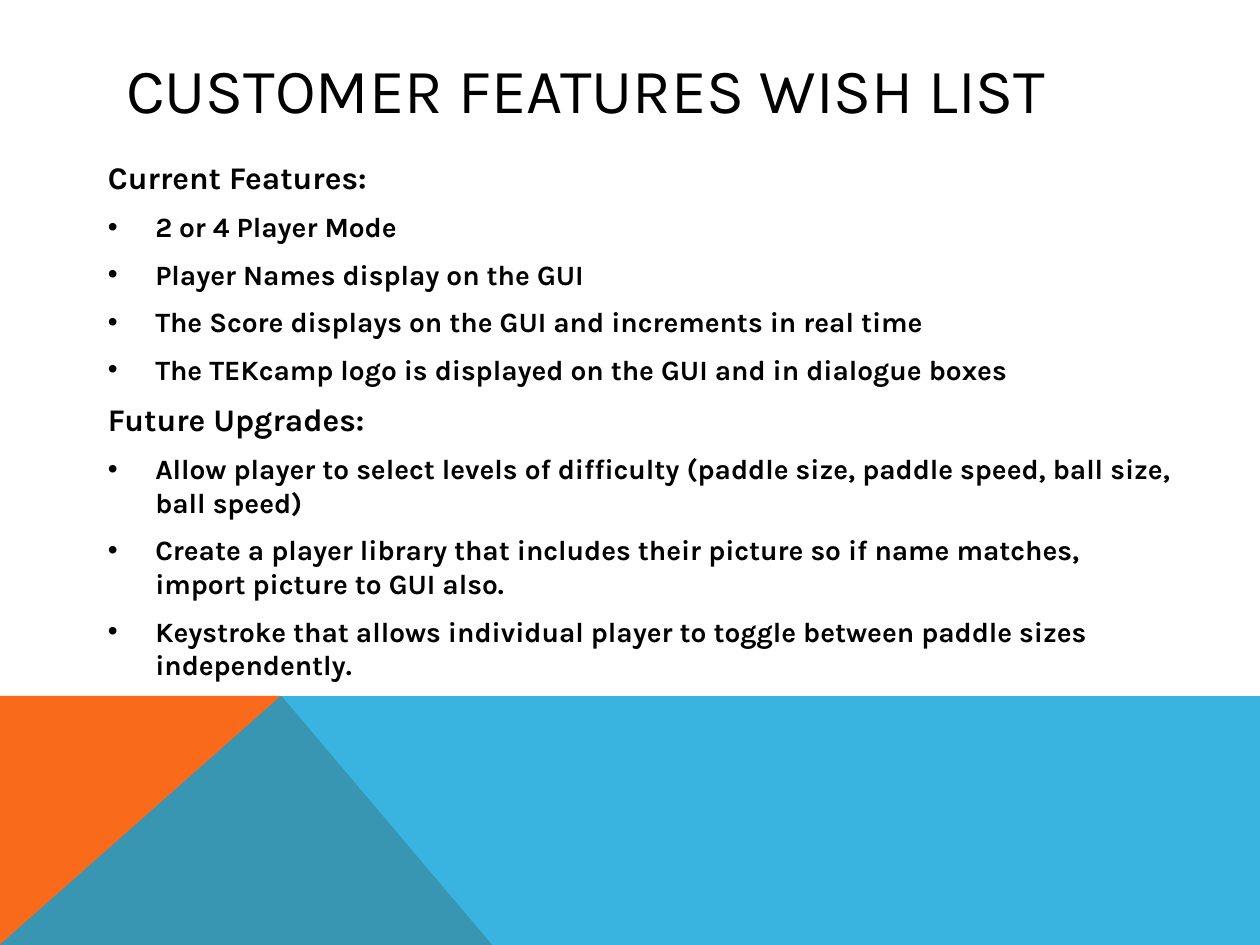
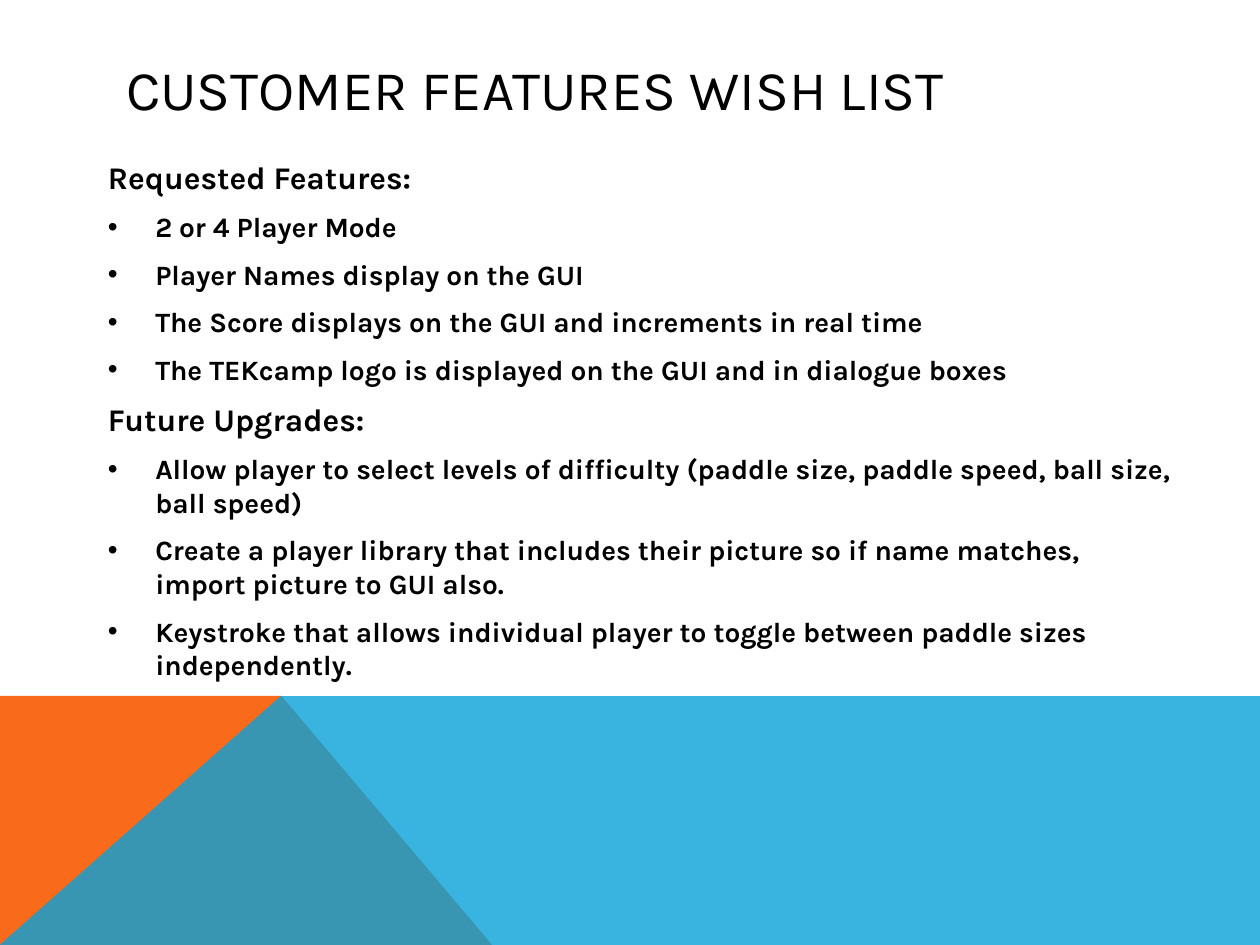
Before and after one commit to novelwrites/capstone-2, a slide deck: slide 7 of Capstone_2.pptx (slide 5 before the commit). Drawn at 1260x945 pixels with LibreOffice and Linux fonts; fonts in the diff are those of the drawing. Boxes give left, top, right and bottom in pixels: in the first picture for what was removed or moved away, otherwise in the second. Text is boxed around its words. In the diff, an @@ line names an element or a change of style, - is before the commit and + after.

```diff
--- a/Capstone_2.pptx
+++ b/Capstone_2.pptx
@@ title "CUSTOMER FEATURES WISH LIST" at [126,74,944,111]: size 36 to 32 pt @@
@@ text at [108,167,412,197]: text changed @@
-Current Features:
+Requested Features:
```
Also in this commit, not shown: 2 other slides changed, 1 slide removed.
